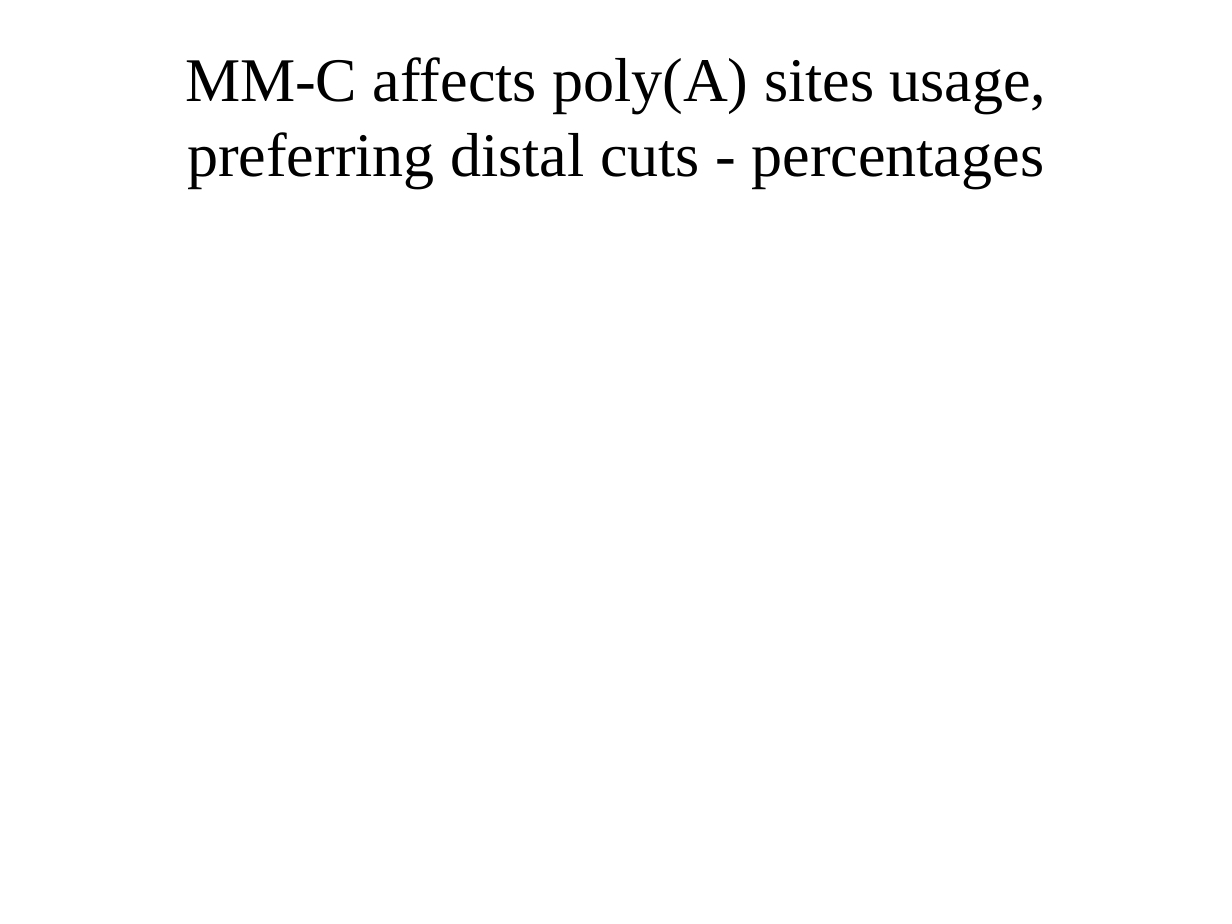
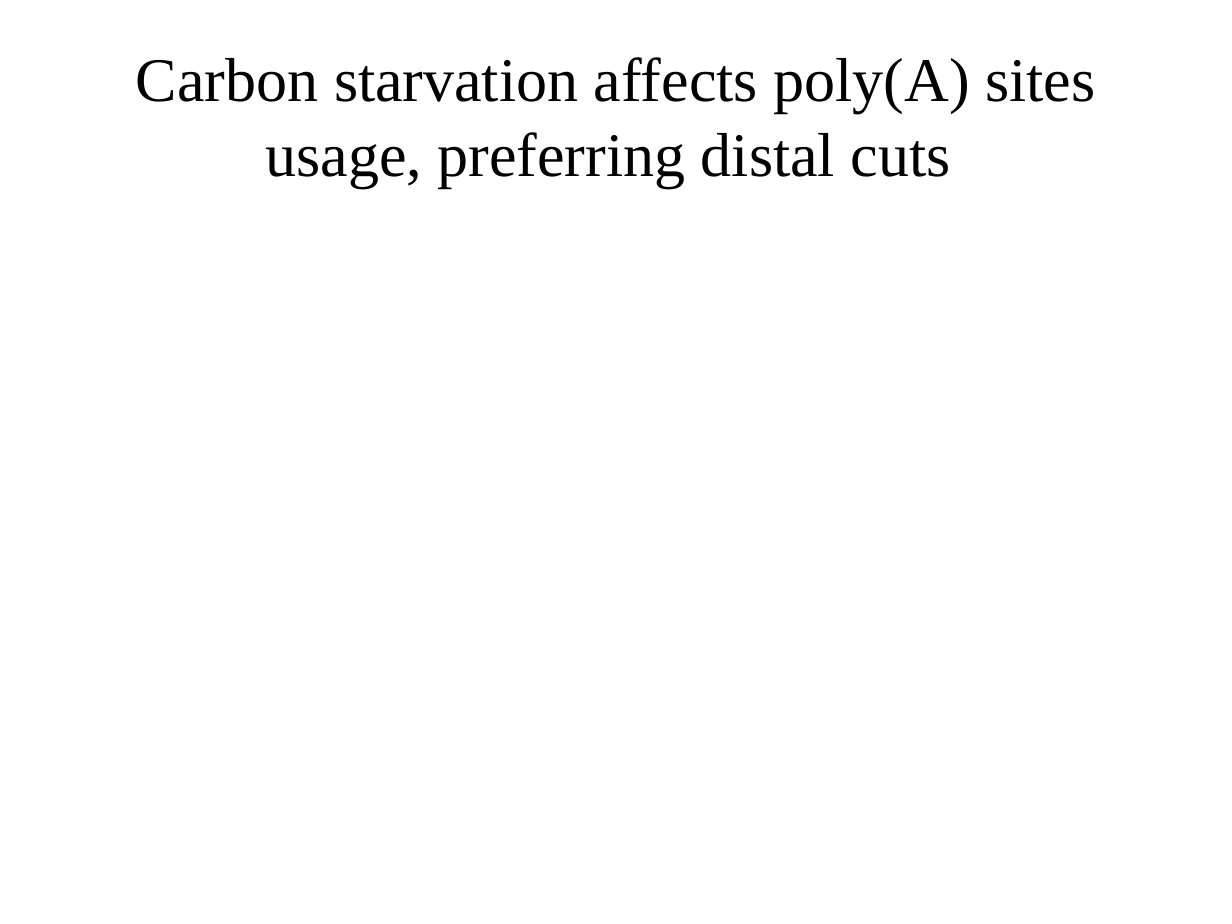
Before and after one commit to wilkinsonlab/m-oryzae-polya, a slide deck: slide 31 of doc/version_21_test/oryzae_presentation.odp. Drawn at 1232x924 pixels with LibreOffice and Linux fonts; fonts in the diff are those of the drawing. Boxes give left, top, right and bottom in pixels: in the first picture for what was removed or moved away, otherwise in the second. Text is boxed around its words. In the diff, an @@ line names an element or a change of style, - is before the commit and + after.

Commit message:
new polyA extract

```diff
--- a/doc/version_21_test/oryzae_presentation.odp
+++ b/doc/version_21_test/oryzae_presentation.odp
@@ title at (x1=136, y1=57, x2=1095, y2=188): text changed @@
-MM-C affects poly(A) sites usage, preferring distal cuts - percentages
+Carbon starvation affects poly(A) sites usage, preferring distal cuts
```
Also in this commit, not shown: 28 other slides changed, 2 slides added, 1 slide removed, 6 other files.
